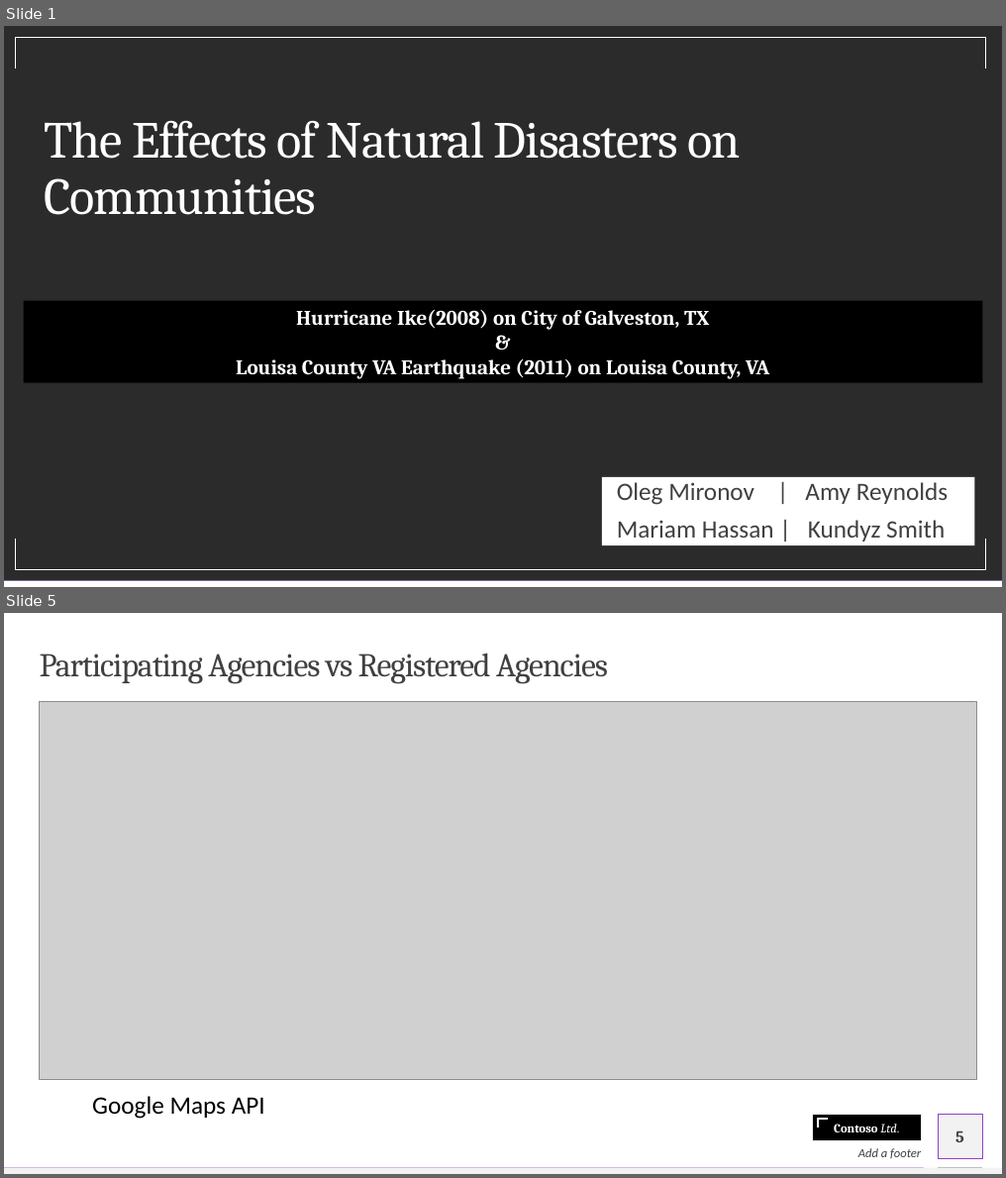
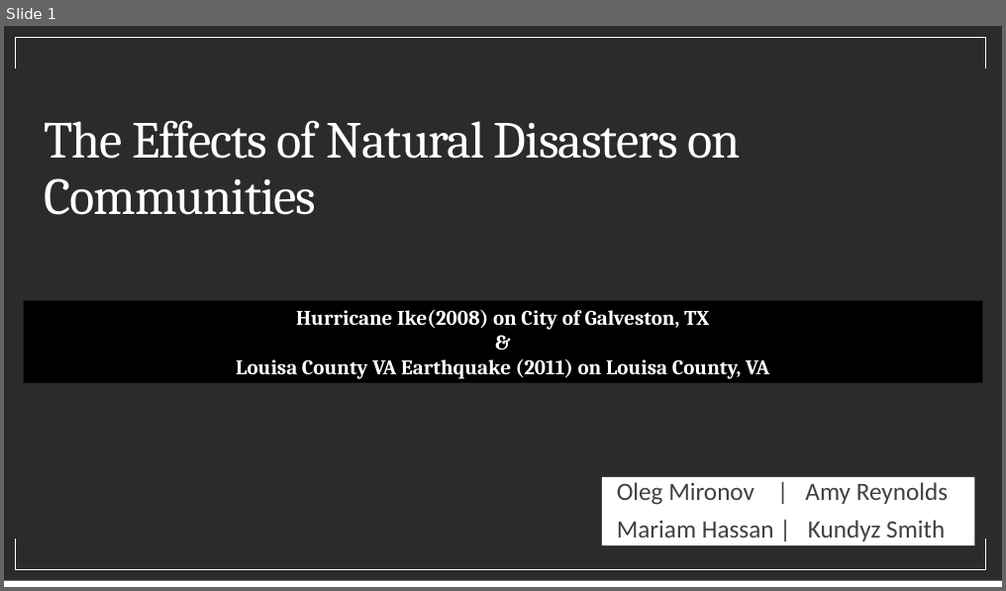
Before and after one commit to olegmrnv/crime_correlations, a slide deck: reports/Natural Disasters.pptx. Shown one above the other, each under a label of ours: slides 1 and 5 before the commit, slide 1 after it; the slides between them are not shown. The pictures are 1006x1178 and 1006x591 pixels, drawn with LibreOffice and Linux fonts; fonts in the diff are those of the drawing; grey boxes stand for pictures; background and template pictures are left out; a plain dark background stands for a picture behind light text. Boxes give left, top, right and bottom in pixels: in the first picture for what was removed or moved away, otherwise in the second. Text is boxed around its words. In the diff, an @@ line names an element or a change of style, - is before the commit and + after.

```diff
--- a/reports/Natural Disasters.pptx
+++ b/reports/Natural Disasters.pptx
@@ slide 5 removed at bbox=[4, 613, 1002, 1174], background #FFFFFF @@
@@ title removed at bbox=[40, 653, 608, 684] @@
-Participating Agencies vs Registered Agencies
@@ picture removed at bbox=[40, 702, 976, 1080] @@
@@ text removed at bbox=[92, 1096, 265, 1119] @@
-  Google Maps API
@@ rectangle removed at bbox=[813, 1115, 921, 1141] @@
-Contoso Ltd.
@@ rectangle removed at bbox=[939, 1115, 982, 1158] @@
@@ freeform shape removed at bbox=[818, 1119, 829, 1128] @@
@@ page number removed at bbox=[955, 1131, 964, 1143] @@
-5
@@ rectangle removed at bbox=[4, 1168, 1002, 1174] @@
@@ rectangle removed at bbox=[4, 1168, 924, 1168] @@
@@ text removed at bbox=[858, 1149, 921, 1159] @@
-Add a footer
@@ line removed from (939, 1167) to (982, 1167) @@
```
Also in this commit, not shown: 6 slides changed, 1 other slide removed, 9 other files.
